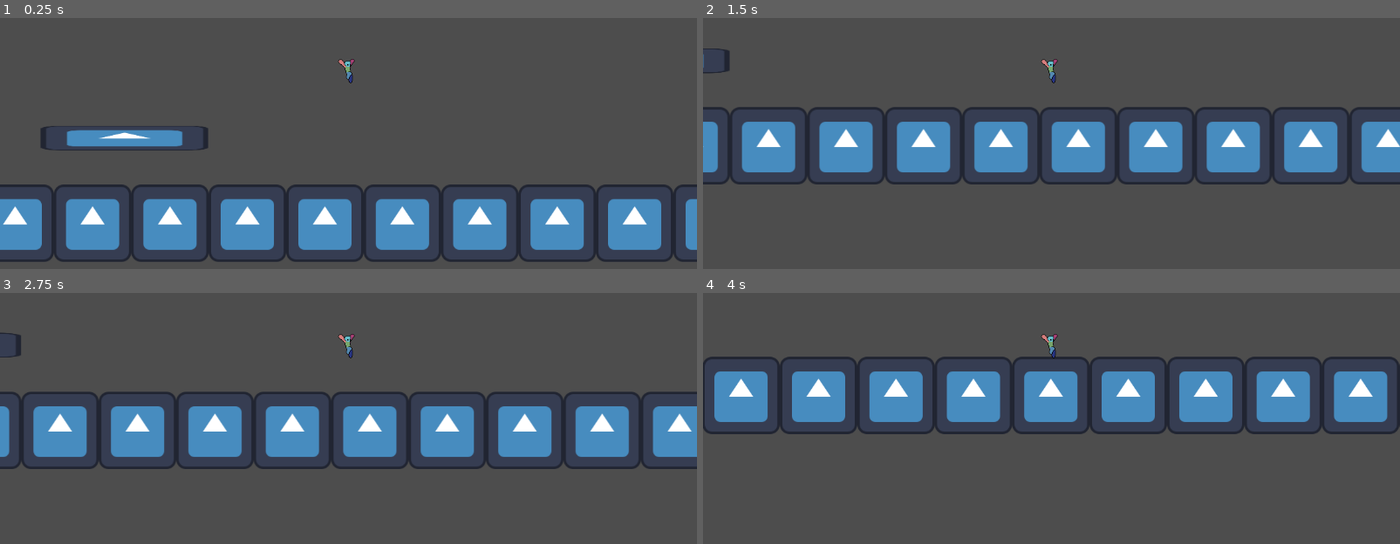
Above: before the commit, frames 1-4 (two rows, left to right).
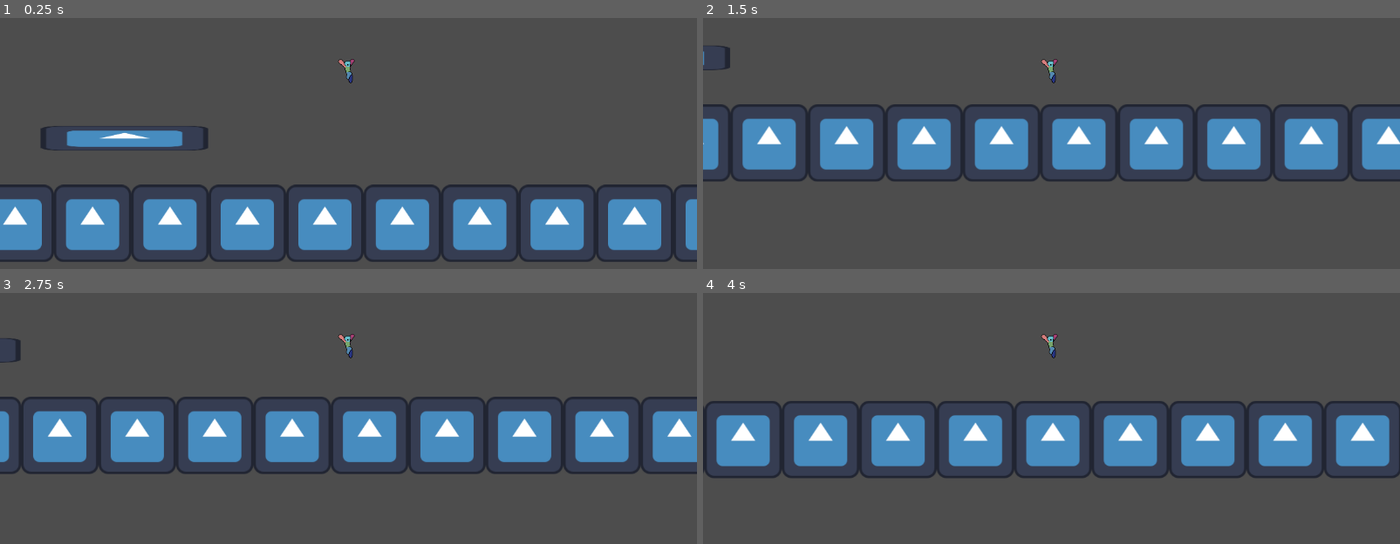
Above: after the commit, the same moments.

Repository: baqirsaq/meat-jar-souls
Game: Godot game, scene res://assets/debug_world.tscn
Same seed, same stepped clock (60 frames per second), same inputs: the game is played once before the commit and once after it. The project has no main scene, so this scene is started directly. The engine's default icon, where the game draws it, is replaced by a stand-in: a white triangle on a blue panel in a dark square.
Inputs:
- Up to frame 1 (0.25 s): no input
- Up to frame 2 (1.5 s): hold Shift (crouch) 0.53-1.28 s; hold S (right) from 0.53 s (still down); tap Space (jump) at 0.77, 0.8, 1.07, 1.35 s
- Up to frame 3 (2.75 s): tap Space (jump) at 1.52, 1.82, 2.3 s; tap Shift (crouch) at 1.55 s; release S (right) at 2.03 s; hold A (left) from 2.03 s (still down); hold Shift (crouch) from 2.03 s (still down)
- Up to frame 4 (4 s): release A (left) at 2.78 s; release Shift (crouch) at 2.78 s; hold S (right) from 2.78 s (still down); tap Shift (crouch) at 2.85 s; tap Space (jump) at 3.02, 3.32, 3.6, 3.77 s

The runs differ from the first frame. In frame 1, 0.1% of the frame differs, in the area x 0-93%, y 44-93%; in frame 2, 6.6%; in frame 3, 8.7%; in frame 4, 30%, in the area x 0-100%, y 25-74%.

Commit message:
adding a StateMachine

Diff:
--- a/scripts/player_controller.gd
+++ b/scripts/player_controller.gd
@@ -1,14 +1,15 @@
 extends CharacterBody2D
 #TODO:
-# update the resize_colider function
+# make State a componet called EntityState
 # refactor accel
-# add a state machine
 # add walljumps
 # add horizontal wallrun & wallkicks
 # add wall clime and stamina
 # add ledge grab
 
-enum PlayerState { ON_GROUND, IN_AIR, ON_WALL }  #TODO
+enum State { GROUNDED, AIRBORNE, BUSY, LOCKED }
+
+enum SubState { GROUND_MOVEMENT, SLIDING, WALL_BOUNCE, AIR_MOVEMENT }
 
 const JUMP_HEIGHT: float = -430.0
 ## how fast does the jump stop after it cut, makes the transition really smooth
@@ -48,7 +49,8 @@
 var slide_index: int = 0
 var horizontal_input_axis: float = 0.0
 var movement_lerp_factor: float = 0.0
-var current_state: PlayerState = PlayerState.IN_AIR
+var current_state = State.GROUNDED
+var current_sub_state = SubState.GROUND_MOVEMENT
 
 # timers
 @onready var coyote_timer: Timer = $CoyoteTimer
@@ -71,47 +73,32 @@
 #coliders
 @onready var collision_box: CollisionShape2D = $CollisionBox
 
+
 func _physics_process(delta: float) -> void:
 	previous_velocity = velocity
-
-	# horizontal movment
 	horizontal_input_axis = Input.get_axis("left", "right")
 	if Input.is_action_pressed("crouch") and is_on_floor():
 		_start_slide()
 
 	if is_on_floor():
-		if !is_sliding and slide_boost_cooldown_timer.is_stopped():
-			slide_boosts = 3
-
-		if Input.is_action_just_pressed("crouch"):
-			_start_slide()
-
-		if is_sliding:
-			_handle_slide(delta)
-		else:
-			# Normal ground movement
+		_change_state(State.GROUNDED)
+	else:
+		_change_state(State.AIRBORNE)
+
+	match current_state:
+		State.GROUNDED:
+			_process_grounded()
+		State.AIRBORNE:
+			_process_airborne(delta)
+
+	match current_sub_state:
+		SubState.GROUND_MOVEMENT:
 			_apply_ground_movement()
 			slide_boost_cooldown_timer.start()
-	else:
-		_end_slide()
-		_handle_air_momentum()
-
-	# vertical movment
-	if is_on_floor():
-		target_gravity = MIN_GRAVITY
-		is_coyote_time_activated = false
-		is_lurch_time_activated = false
-		gravity = lerp(gravity, MIN_GRAVITY, MIN_GRAVITY * delta)
-	else:
-		target_gravity = MAX_GRAVITY
-		if coyote_timer.is_stopped() and !is_coyote_time_activated:
-			coyote_timer.start()
-			is_coyote_time_activated = true
-		if lurchless_timer.is_stopped() and !is_lurch_time_activated:
-			lurchless_timer.start()
-			is_lurch_time_activated = true
-		_handle_jump_cut()
-		_calculate_gravity(delta)
+		SubState.SLIDING:
+			_handle_slide(delta)
+		SubState.AIR_MOVEMENT:
+			_handle_air_momentum()
 
 	_update_jump_buffer()
 	_attempt_jump()
@@ -124,7 +111,8 @@
 
 	move_and_slide()
 
-	_wall_bounce_stagger()
+	if abs(previous_velocity.x) > WALL_BOUNCE_THRESHOLD and is_on_wall():
+		_change_sub_state(SubState.WALL_BOUNCE)
 
 
 func _handle_air_momentum() -> void:
@@ -275,3 +263,61 @@
 		right_head_nudge_outer.position.y += offset
 		right_head_nudge_inner.position.y += offset
 		collision_box.position.y += offset
+
+
+#region HFSM FUNCTIONS
+
+
+func _change_state(new_state: State):
+	if current_state == new_state:
+		return
+	print("Changing state from ", State.keys()[current_state], " to ", State.keys()[new_state])
+	current_state = new_state
+
+
+func _change_sub_state(new_sub_state: SubState) -> void:
+	if current_sub_state == new_sub_state:
+		return
+	print(
+		"Changing state from ",
+		SubState.keys()[current_sub_state],
+		" to ",
+		SubState.keys()[new_sub_state]
+	)
+	current_sub_state = new_sub_state
+
+
+func _process_grounded() -> void:
+	target_gravity = MIN_GRAVITY
+	is_coyote_time_activated = false
+	is_lurch_time_activated = false
+	gravity = MIN_GRAVITY
+
+	if !is_sliding and slide_boost_cooldown_timer.is_stopped():
+		slide_boosts = 3
+
+	if Input.is_action_just_pressed("crouch"):
+		_start_slide()
+
+	if is_sliding:
+		_change_sub_state(SubState.SLIDING)
+	else:
+		_change_sub_state(SubState.GROUND_MOVEMENT)
+
+
+func _process_airborne(delta: float):
+	_end_slide()
+	_change_sub_state(SubState.AIR_MOVEMENT)
+	_handle_jump_cut()
+	_calculate_gravity(delta)
+	target_gravity = MAX_GRAVITY
+
+	if coyote_timer.is_stopped() and !is_coyote_time_activated:
+		coyote_timer.start()
+		is_coyote_time_activated = true
+
+	if lurchless_timer.is_stopped() and !is_lurch_time_activated:
+		lurchless_timer.start()
+		is_lurch_time_activated = true
+
+#endregion
Empty file added: scripts/entity_state.gd
